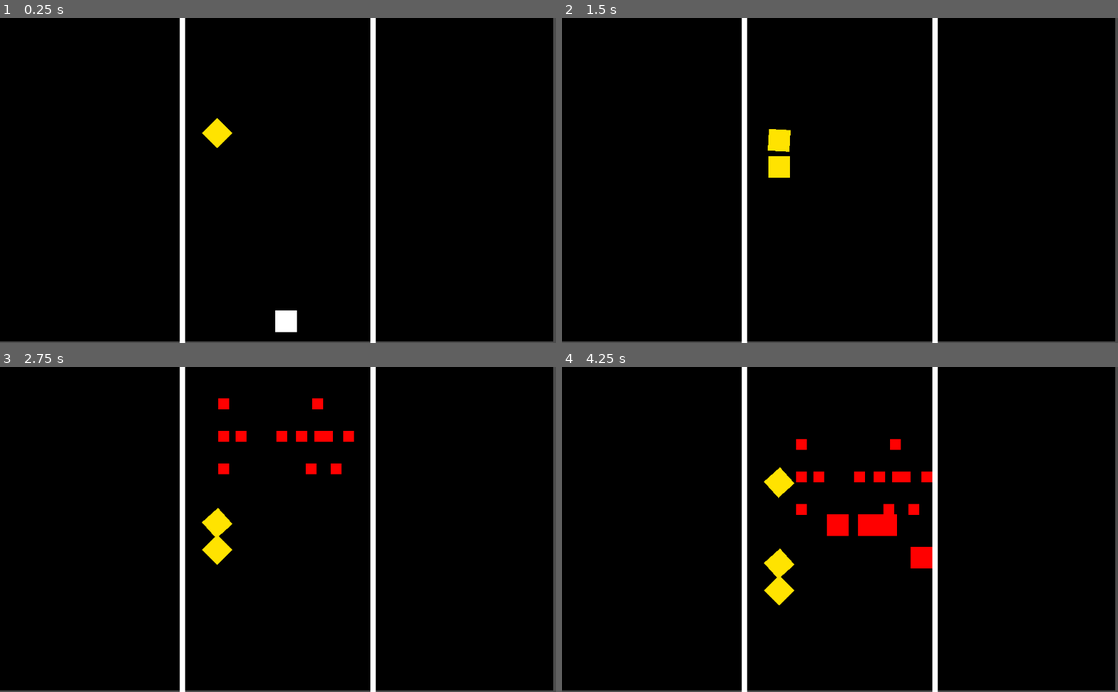
Above: before the commit, frames 1-4 (two rows, left to right).
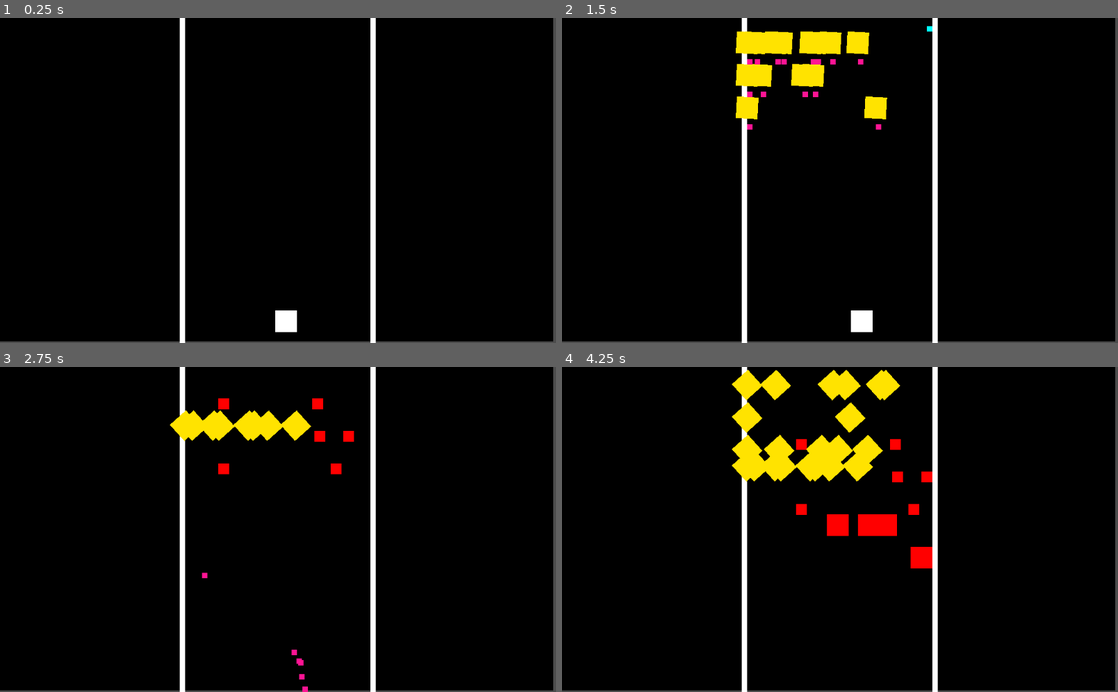
Above: after the commit, the same moments.

Repository: johnnybigoode-zz/not-gradius
Game: Godot game, scene res://MainRoot.tscn
Two runs of this game, one before a commit and one after it. Both use one fixed random seed, a clock stepped at 60 frames per second and the inputs below.
Inputs:
- Up to frame 1 (0.25 s): no input
- Up to frame 2 (1.5 s): tap Enter (ui_accept) at 0.5, 0.77 s; hold Right (ui_right) 0.53-1.28 s; hold Left (ui_left) from 1.28 s (still down)
- Up to frame 3 (2.75 s): tap Enter (ui_accept) at 1.52 s; release Left (ui_left) at 2.03 s; hold Right (ui_right) from 2.03 s (still down)
- Up to frame 4 (4.25 s): tap Enter (ui_accept) at 3.02, 3.77 s; release Right (ui_right) at 3.53 s; hold Left (ui_left) from 3.53 s (still down)

The runs differ from the first frame. In frame 1, 0.3% of the frame differs, in the area x 36-42%, y 30-41%; in frame 2, 3.9%; in frame 3, 2.5%; in frame 4, 5.4%, in the area x 30-63%, y 0-74%.

Commit message:
Change bullets to enemybullet group

Diff:
--- a/Shooter.gd
+++ b/Shooter.gd
@@ -32,6 +32,6 @@
 
 
 func _on_Area2D_area_entered(area):
-	if(area.is_in_group("Enemy") || area.is_in_group("Bullet")):
+	if(area.is_in_group("Enemy") || area.is_in_group("EnemyBullet")):
 		area.get_parent().queue_free()
 		self.queue_free()
--- a/SpinEnemy.gd
+++ b/SpinEnemy.gd
@@ -7,7 +7,6 @@
 var shoot_delay = 0.5
 
 func _ready():
-	position = Vector2(400,200)
 	shoot_timer()
 
 func do_movement(delta):
@@ -19,6 +18,7 @@
 		var position_to_aim = player.position - Vector2(-20,0)
 		var direction = (position_to_aim - self.position).normalized()
 		var b = Bullet.instance()
+		b.set_children_group("EnemyBullet")
 		b.direction = direction
 		b.position = Vector2(get_position()) + Vector2(0,30)
 		b.speed = -0.5*(b.speed)
@@ -37,6 +37,8 @@
 	timer.start()
 
 func _process(delta):
+	if(position.y > 600):
+		self.queue_free()
 	do_movement(delta)
 	set_global_rotation_degrees(get_global_rotation_degrees() + rotation_speed*delta)
 	try_shoot()
